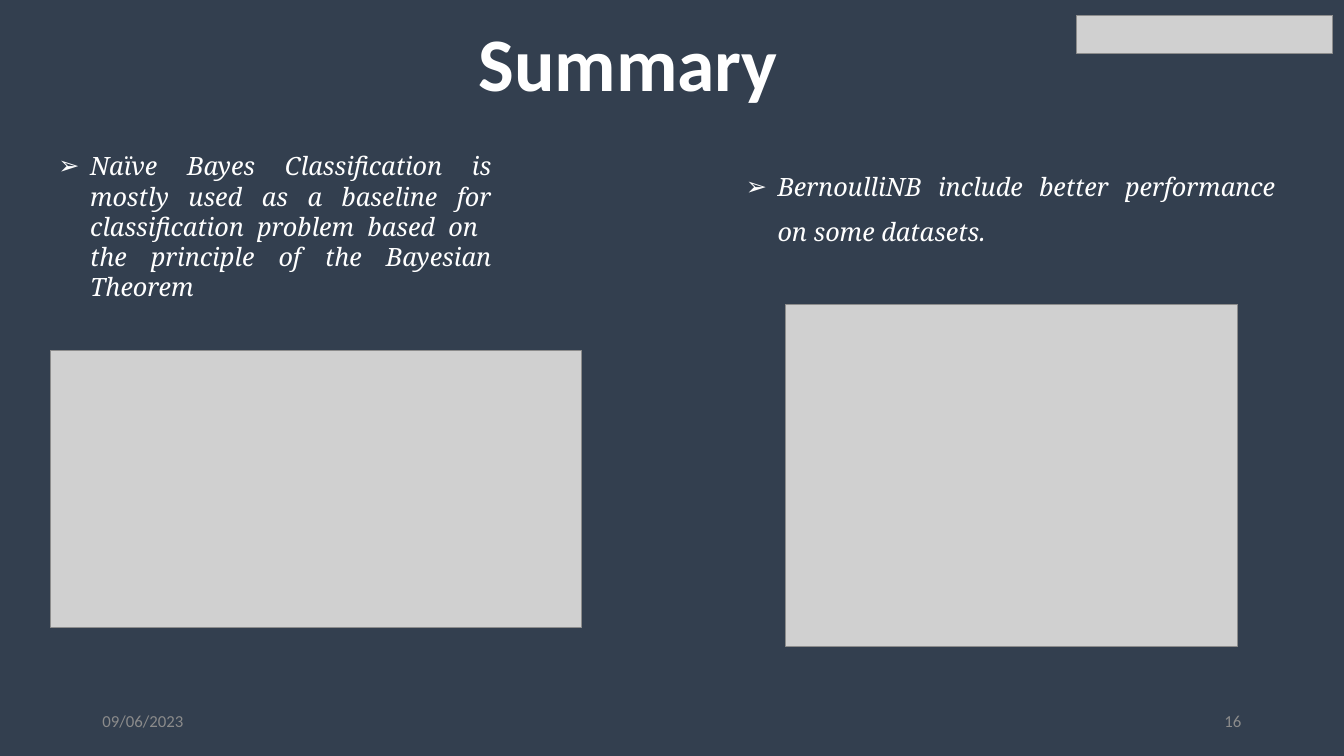
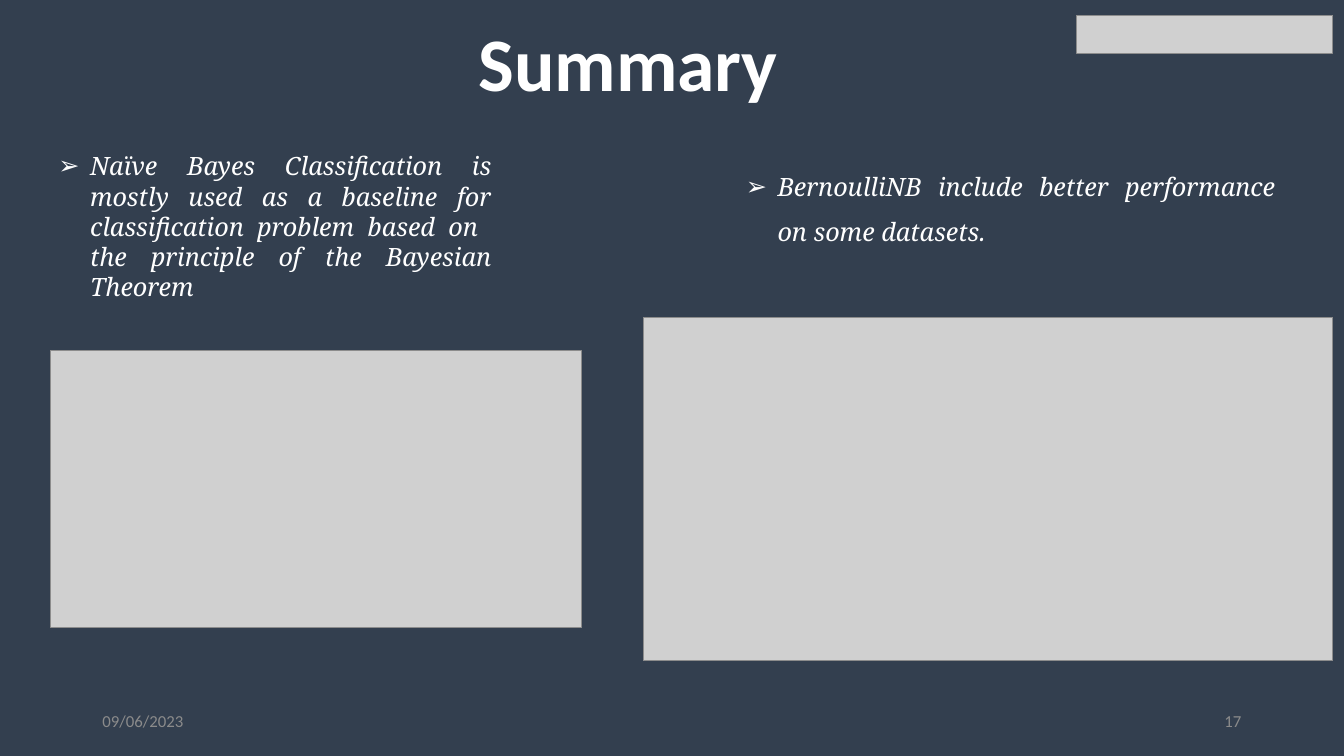
Before and after one commit to Stephaaniee/Machine-Learning, a slide deck: slide 17 of Submission Folder/NaiveBayes.pptx (slide 16 before the commit). Drawn at 1344x756 pixels with LibreOffice and Linux fonts; fonts in the diff are those of the drawing; grey boxes stand for pictures; background and template pictures are left out. Boxes give left, top, right and bottom in pixels: in the first picture for what was removed or moved away, otherwise in the second. Text is boxed around its words. In the diff, an @@ line names an element or a change of style, - is before the commit and + after.

```diff
--- a/Submission Folder/NaiveBayes.pptx
+++ b/Submission Folder/NaiveBayes.pptx
@@ picture: place and size @@
-picture at [785,304,1238,646]
+picture at [643,318,1333,661]
@@ page number at [1224,716,1241,727]: text changed @@
-16
+17
```
Also in this commit, not shown: 7 other slides changed, 1 slide added, 4 other files.
